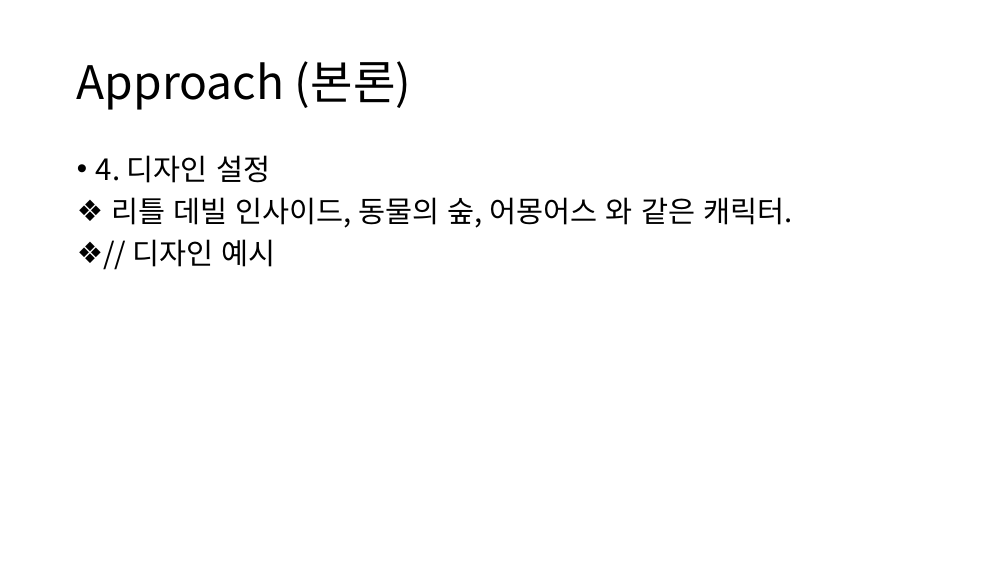
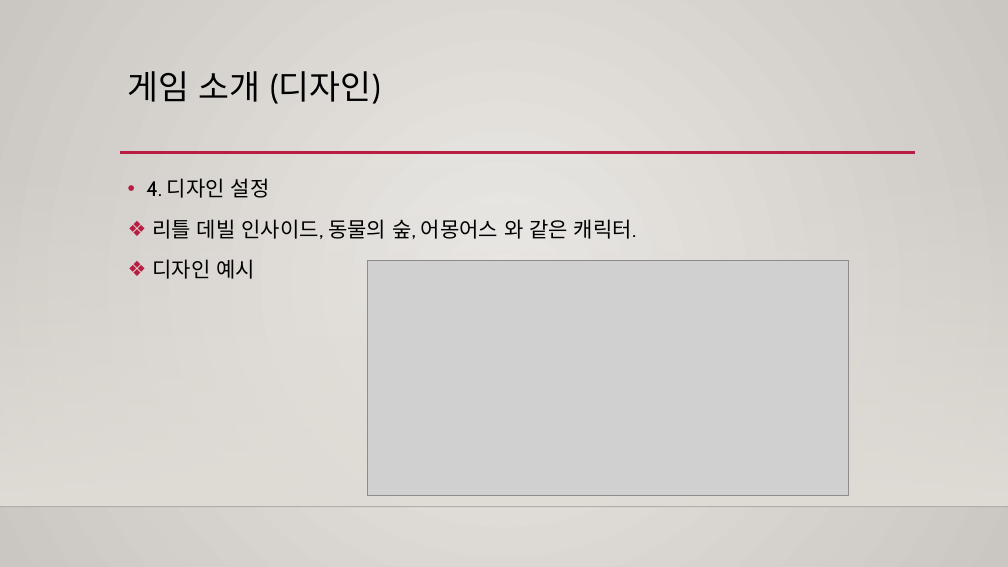
Before and after one commit to dydtjr0316/HellGate, a slide deck: slide 10 of output/10weeks/졸업작품 제안서.pptx (slide 9 before the commit). Drawn at 1008x567 pixels with LibreOffice and Linux fonts; fonts in the diff are those of the drawing; grey boxes stand for pictures; background and template pictures are left out. Boxes give left, top, right and bottom in pixels: in the first picture for what was removed or moved away, otherwise in the second. Text is boxed around its words. In the diff, an @@ line names an element or a change of style, - is before the commit and + after.

```diff
--- a/output/10weeks/졸업작품 제안서.pptx
+++ b/output/10weeks/졸업작품 제안서.pptx
@@ background #FFFFFF to gradient #ECEAE7 to #CAC7C1 @@
@@ title "게임 소개 (디자인)" at (x1=128, y1=71, x2=380, y2=104): vertical alignment middle to top @@
@@ title at (x1=128, y1=71, x2=380, y2=104): text changed; size 44 to 32 pt; font Noto Sans CJK KR to Cabin @@
-Approach (본론)
+게임 소개 (디자인)
@@ rectangle added at (x1=0, y1=167, x2=1008, y2=507), fill gradient #DFDBD5 @@
@@ text "4. 디자인 설정" moved from (x1=96, y1=155, x2=792, y2=267) to (x1=146, y1=178, x2=636, y2=279) @@
@@ line added from (120, 153) to (915, 153), #B71E42 2.5 pt @@
@@ text at (x1=146, y1=178, x2=636, y2=239): size 28 to 20 pt, font Noto Sans CJK KR to Cabin in "4. 디자인 설정", "리틀 데빌 인사이드, 동물의 숲, 어몽어스 와 ..."; line spacing 0.9 to 1.2 @@
@@ text at (x1=152, y1=259, x2=255, y2=279): text changed; size 28 to 20 pt; font Noto Sans CJK KR to Cabin @@
-❖ // 디자인 예시
+❖ 디자인 예시
@@ picture added at (x1=368, y1=260, x2=849, y2=496) @@
@@ line added from (0, 507) to (1008, 507), #000001 1 pt @@
```
Also in this commit, not shown: 8 other slides changed, 5 slides added.
